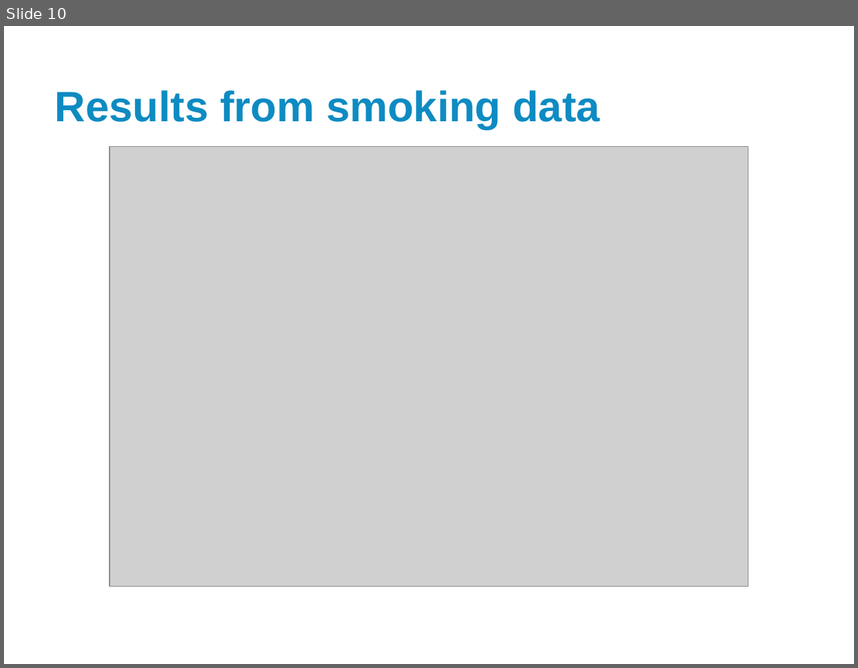
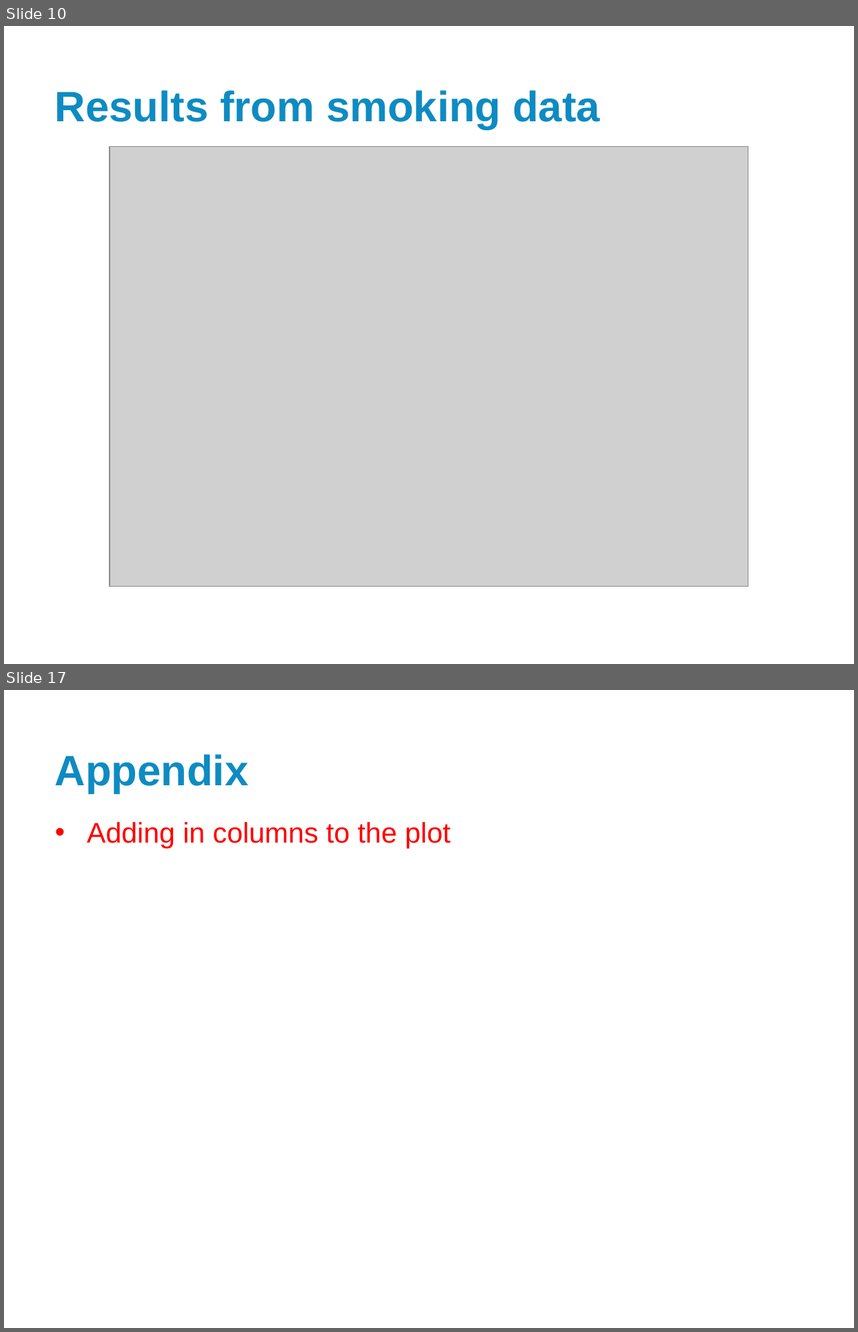
Before and after one commit to nayefahmad/2017.09.21-Exploring-correspondence-analysis, a slide deck: results/2017-09-22_Correspondence-analysis-for-nursing-unit-similarity.pptx. Shown one above the other, each under a label of ours: slide 10 before the commit, slides 10 and 17 after it; the slides between them are not shown. The pictures are 858x668 and 858x1332 pixels, drawn with LibreOffice and Linux fonts; fonts in the diff are those of the drawing; grey boxes stand for pictures; background and template pictures are left out. Boxes give left, top, right and bottom in pixels: in the first picture for what was removed or moved away, otherwise in the second. Text is boxed around its words. In the diff, an @@ line names an element or a change of style, - is before the commit and + after.

```diff
--- a/results/2017-09-22_Correspondence-analysis-for-nursing-unit-similarity.pptx
+++ b/results/2017-09-22_Correspondence-analysis-for-nursing-unit-similarity.pptx
@@ slide 17 added at bbox=[4, 690, 854, 1328], background #FFFFFF @@
@@ title added at bbox=[55, 754, 248, 793], 36 pt, text #0E8BC2, bold @@
+Appendix
@@ text added at bbox=[87, 822, 450, 849], 24 pt, text #FF0000 @@
+• Adding in columns to the plot
```
Also in this commit, not shown: 3 slides changed, 9 other slides added, 7 slides removed.
